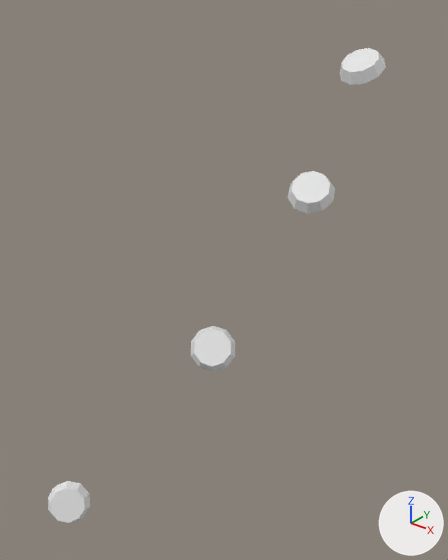
One commit to the OBJ model assets/cue/pieces/kraken/Tentacle2_3_Sucker.obj: the scene before it, then after it.
Before and after are seen from a 50 mm camera at (0.281, -0.383, 0.215) aimed at (-0.012, -0.017, -0.012). The lights are fixed; the arrows at lower right show +X, +Y and +Z. The first picture is the older version. Where no turn or scale is listed for an object, it has been applied to the vertices.

In view in the first picture: 'Tentacle2_3_Sucker'.
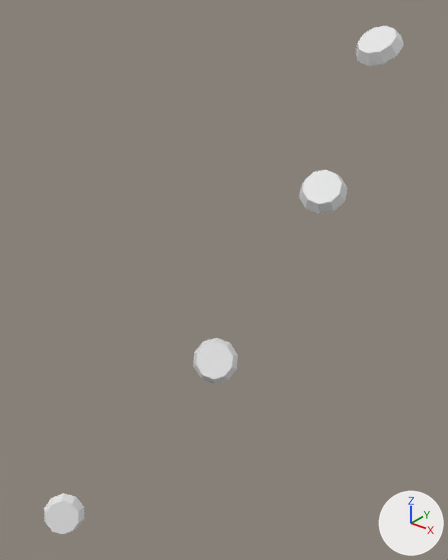
What differs and where, as boxes [x1, y1, x2, y2] in the pictures (448 x 560 px; the box of a moved part takes in the faces that stretch with it):
'Tentacle2_3_Sucker', reshaped (6% wider, 7% taller)
    before: [48, 48, 386, 523]
    after: [44, 26, 404, 534]
part 1 of me_tentacle2_3_sucker, moved or reshaped
    before: [287, 171, 335, 214]
    after: [356, 26, 404, 66]
part 2 of me_tentacle2_3_sucker, moved or reshaped
    before: [340, 48, 386, 85]
    after: [299, 170, 348, 214]
part 3 of me_tentacle2_3_sucker, moved or reshaped
    before: [191, 326, 235, 372]
    after: [193, 338, 238, 384]
part 4 of me_tentacle2_3_sucker, moved or reshaped
    before: [48, 481, 90, 523]
    after: [44, 493, 84, 534]

Edits to the bpy script that builds the scene:
```text
Change me_tentacle2_3_sucker:
    used by ob_tentacle2_3_sucker; location = (0.0, 0.0, 0.0)
    remove me_tentacle2_3_sucker.from_pydata(...)  # 80 vertices, 144 faces; spans x -0.043..0.043, y -0.197..0.197, z -0.157..0.157
    add me_tentacle2_3_sucker.from_pydata(...)  # 80 vertices, 144 faces; spans x -0.054..0.054, y -0.195..0.195, z -0.177..0.177
    me_tentacle2_3_sucker part 1: the loose piece of 20 vertices spanning x 0.004..0.043, y 0.039..0.074, z 0.039..0.07 is turned -25.8 degrees about the z axis through its middle and scaled by 1.09, then moved by (-0.009, 0.121, 0.106)
    me_tentacle2_3_sucker part 2: the loose piece of 20 vertices spanning x -0.022..0.021, y 0.157..0.197, z 0.126..0.157 is multiplied about its middle by the matrix ((0.843, -0.35, 0.059), (0.355, 0.827, -0.165), (0.01, 0.175, 0.898)), then moved by (0.036, -0.121, -0.084)
    me_tentacle2_3_sucker part 3: the loose piece of 20 vertices spanning x -0.002..0.031, y -0.079..-0.049, z -0.061..-0.029 is multiplied about its middle by the matrix ((0.997, 0.075, 0.028), (-0.074, 0.996, -0.043), (-0.031, 0.04, 0.999)), then moved by (0.002, 0.001, -0.011)
    me_tentacle2_3_sucker part 4: the loose piece of 20 vertices spanning x -0.043..-0.016, y -0.197..-0.169, z -0.157..-0.127 is multiplied about its middle by the matrix ((0.997, 0.07, 0.018), (-0.069, 0.997, -0.02), (-0.02, 0.019, 1.0)), then moved by (-0.011, 0.001, -0.02)
```
